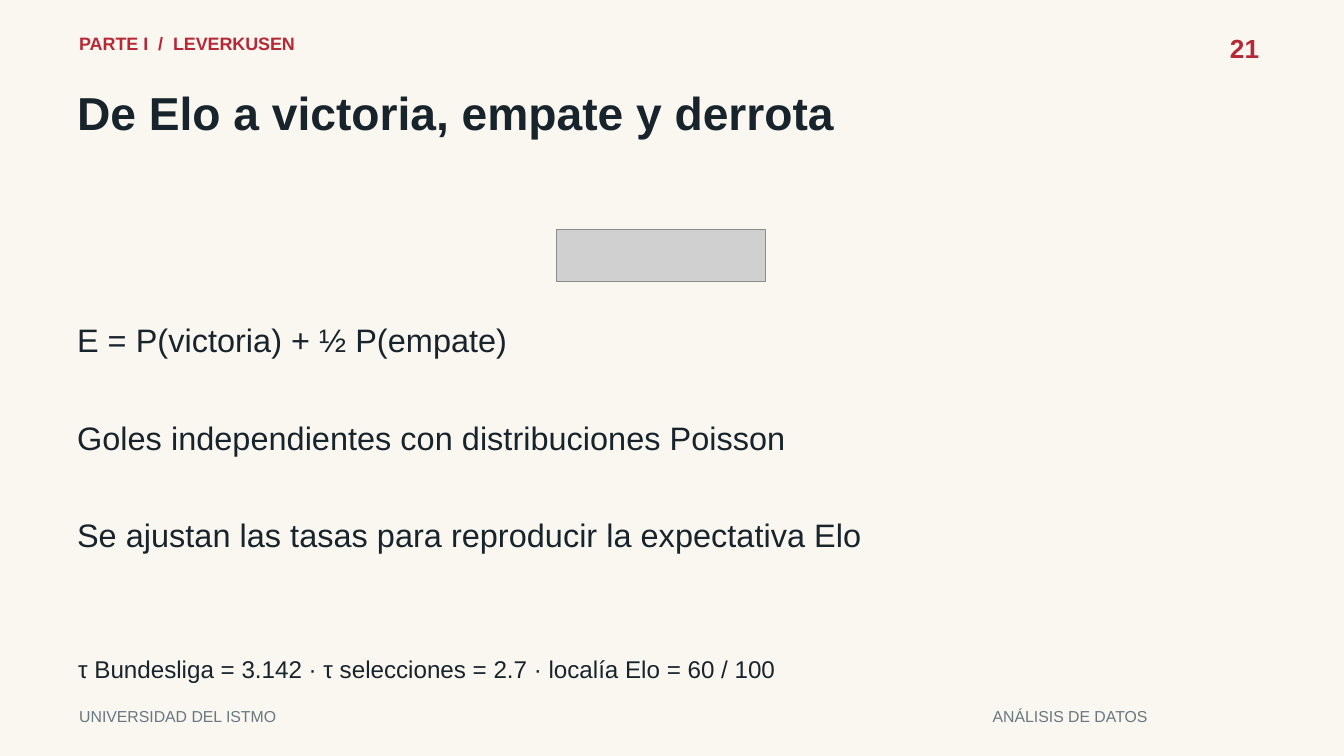
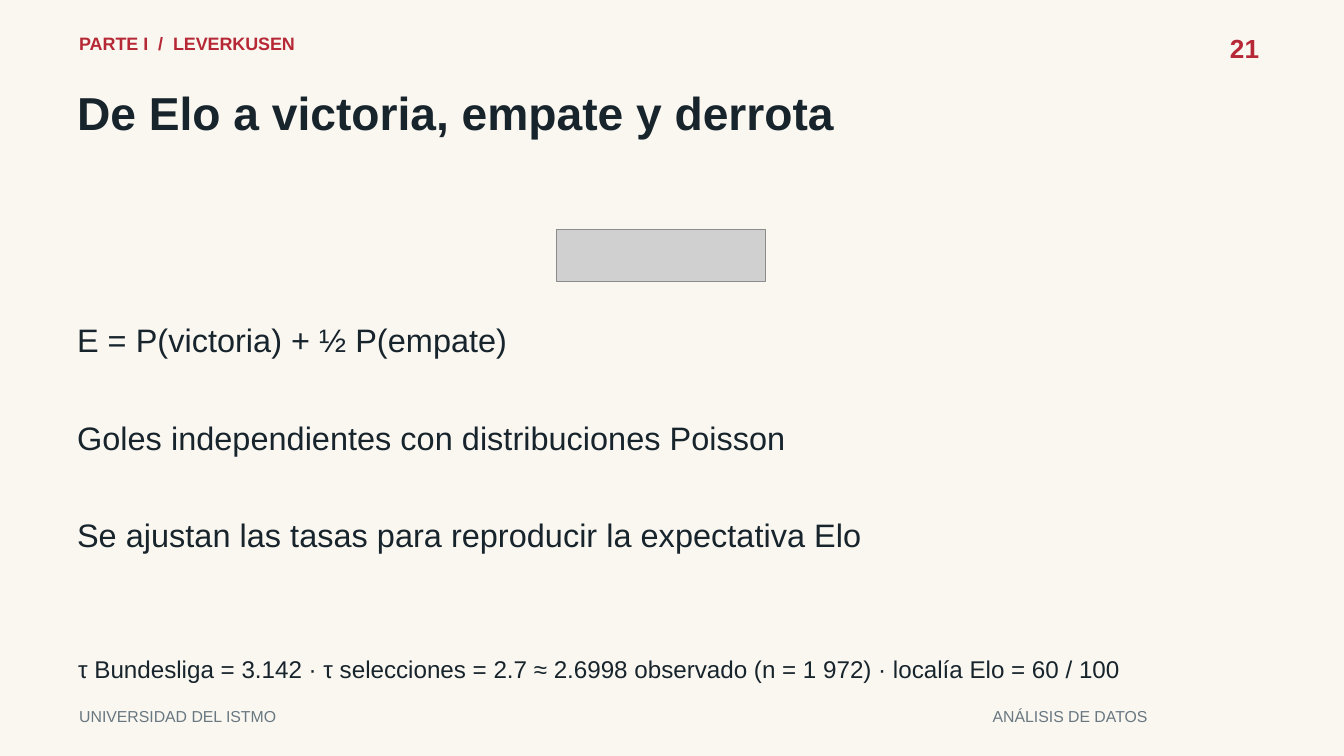
Before and after one commit to humbertovenavente/Proyecto1ADD, a slide deck: slide 21 of outputs/presentacion.pptx. Drawn at 1344x756 pixels with LibreOffice and Linux fonts; fonts in the diff are those of the drawing; grey boxes stand for pictures. Boxes give left, top, right and bottom in pixels: in the first picture for what was removed or moved away, otherwise in the second. Text is boxed around its words. In the diff, an @@ line names an element or a change of style, - is before the commit and + after.

```diff
--- a/outputs/presentacion.pptx
+++ b/outputs/presentacion.pptx
@@ text at box(78, 660, 1119, 683): text changed @@
-τ Bundesliga = 3.142 · τ selecciones = 2.7 · localía Elo = 60 / 100
+τ Bundesliga = 3.142 · τ selecciones = 2.7 ≈ 2.6998 observado (n = 1 972) · localía Elo = 60 / 100
```
Also in this commit, not shown: 5 other slides changed, 21 other files.
